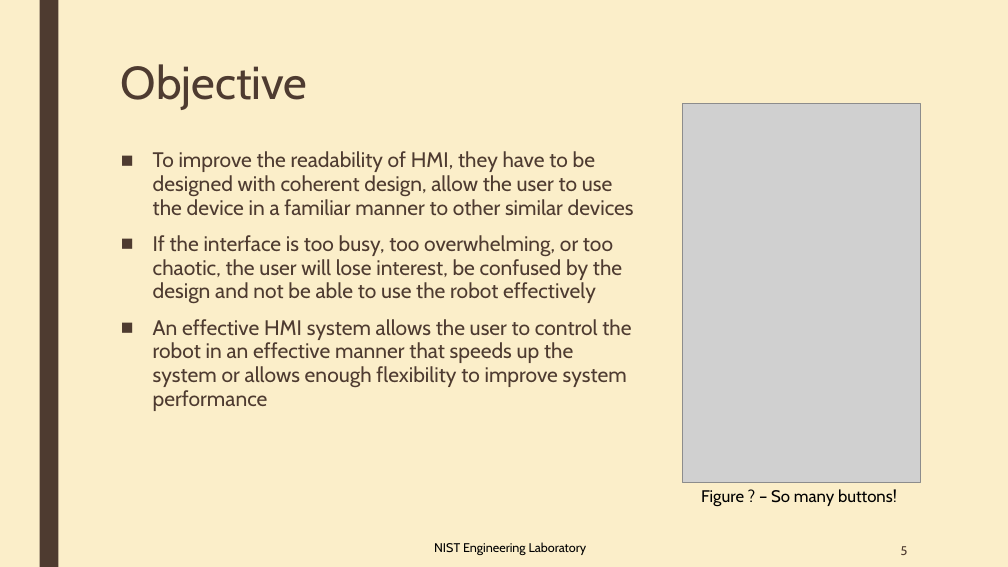
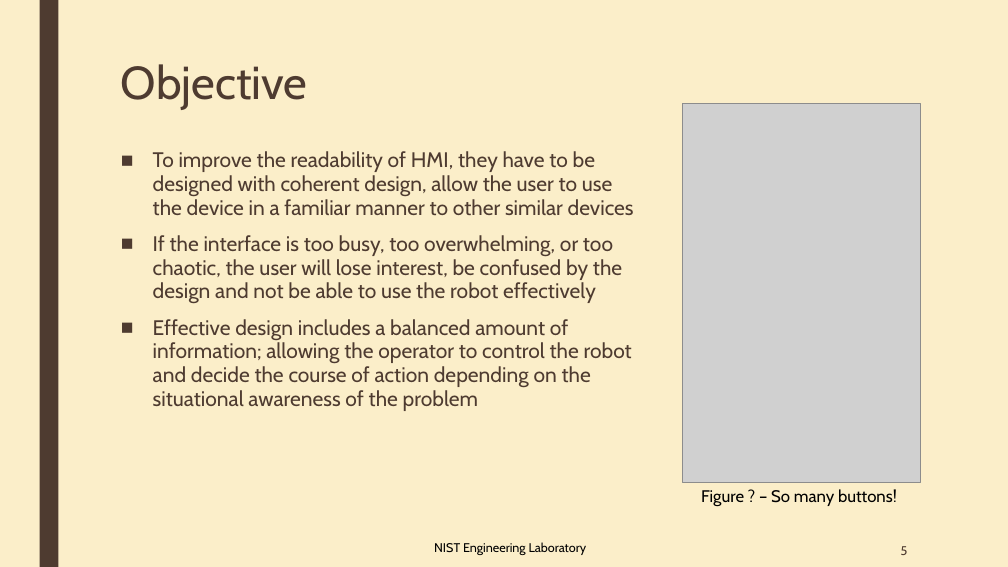
Before and after one commit to OvercodedStack/CRPI-UI-DOCUMENTATION-Summer-of-2019, a slide deck: slide 5 of Collaborative Robotics User interface and HRI Metrics [Autosaved].pptx. Drawn at 1008x567 pixels with LibreOffice and Linux fonts; fonts in the diff are those of the drawing; grey boxes stand for pictures. Boxes give left, top, right and bottom in pixels: in the first picture for what was removed or moved away, otherwise in the second. Text is boxed around its words. In the diff, an @@ line names an element or a change of style, - is before the commit and + after.

Commit message:
Updated wording

```diff
--- a/Collaborative Robotics User interface and HRI Metrics [Autosaved].pptx
+++ b/Collaborative Robotics User interface and HRI Metrics [Autosaved].pptx
@@ text at (x1=153, y1=319, x2=632, y2=411): text changed @@
-■ An effective HMI system allows the user to control the robot in an effective manner that speeds up the system or allows enough flexibility to improve system performance
+■ Effective design includes a balanced amount of information; allowing the operator to control the robot and decide the course of action depending on the situational awareness of the problem
```
Also in this commit, not shown: 7 other slides changed.
